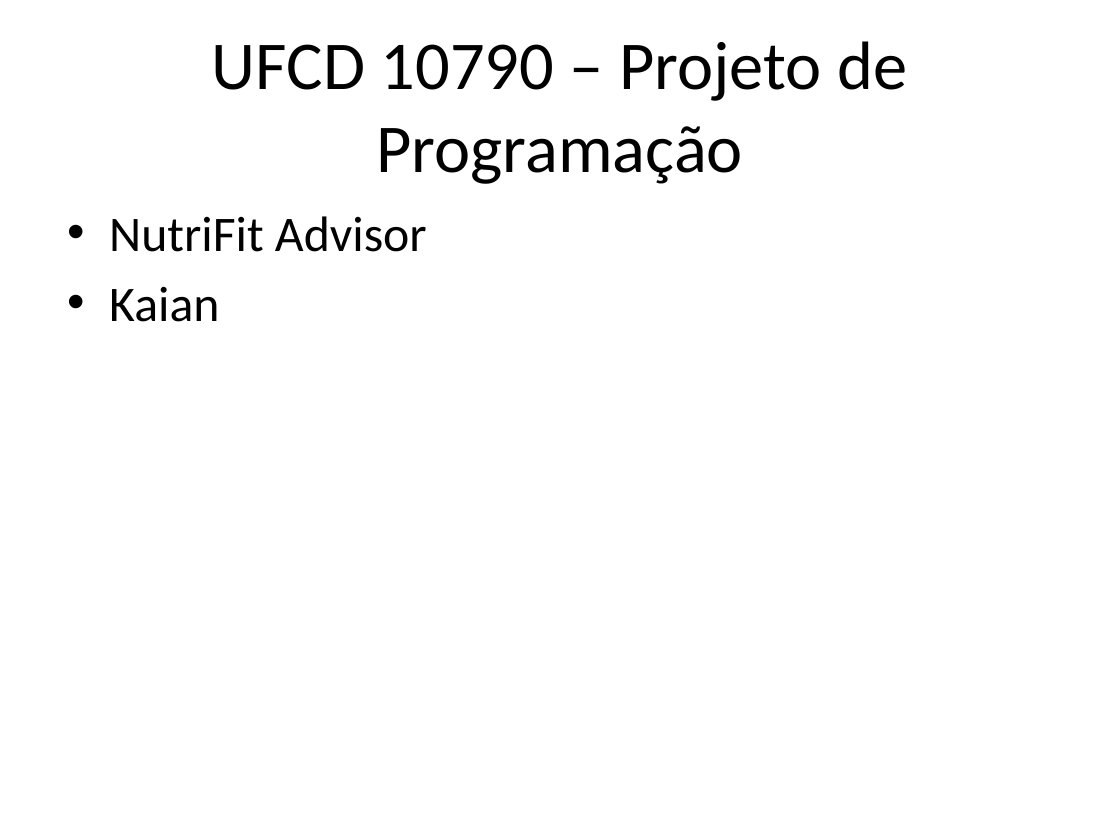
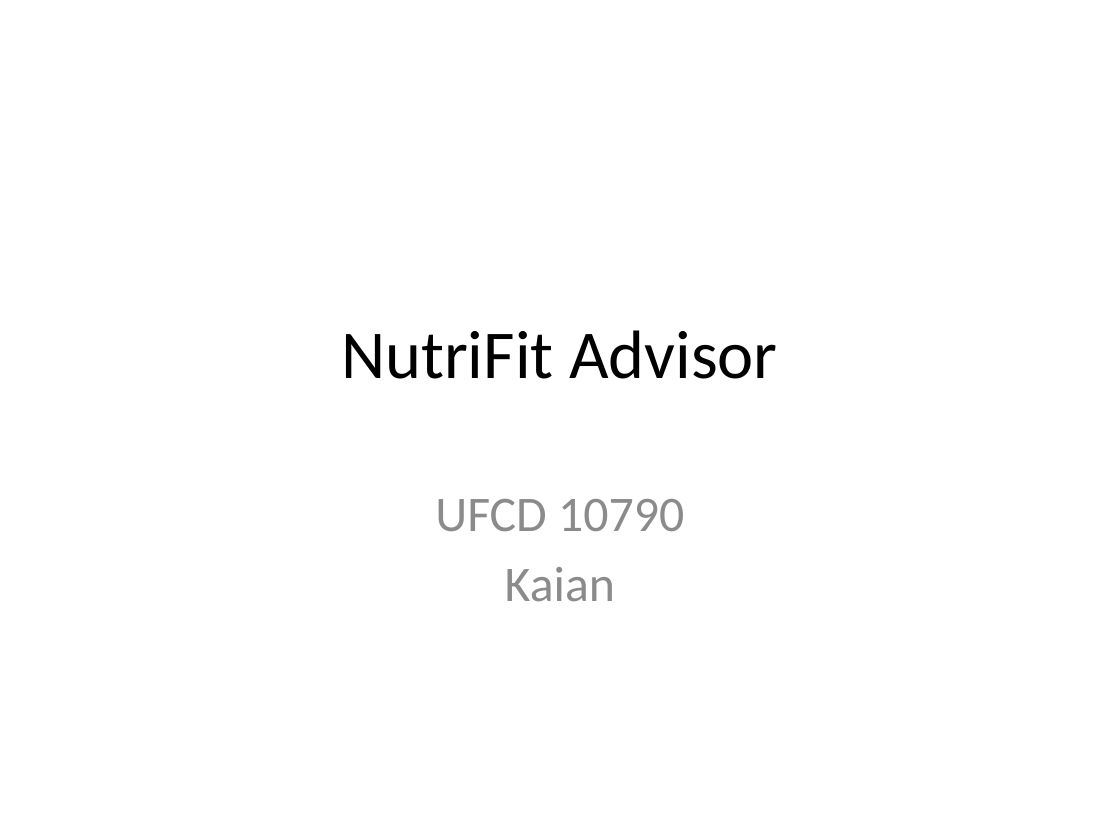
Before and after one commit to PowerTruee/projeto-ufcd-10790, a slide deck: slide 1 of assets/apresentacao.pptx. Drawn at 1120x840 pixels with LibreOffice and Linux fonts; fonts in the diff are those of the drawing. Boxes give left, top, right and bottom in pixels: in the first picture for what was removed or moved away, otherwise in the second. Text is boxed around its words. In the diff, an @@ line names an element or a change of style, - is before the commit and + after.

```diff
--- a/assets/apresentacao.pptx
+++ b/assets/apresentacao.pptx
@@ title removed at [212, 41, 907, 184] @@
-UFCD 10790 – Projeto de Programação
@@ title added at [341, 330, 778, 379], 44 pt, text #000000 @@
+NutriFit Advisor
@@ subtitle "UFCD 10790": place and size @@
-subtitle "UFCD 10790" at [109, 216, 427, 322]
+subtitle "UFCD 10790" at [435, 499, 684, 601]
@@ subtitle at [435, 499, 684, 531]: text changed; text colour #000000 to #8C8C8C @@
-• NutriFit Advisor
+UFCD 10790
@@ subtitle at [505, 567, 615, 601]: text colour #000000 to #8C8C8C in "Kaian"; alignment left to centre; bullet • to none @@
```
Also in this commit, not shown: 3 other slides changed, 4 slides added, 5 slides removed, 1 other file.
